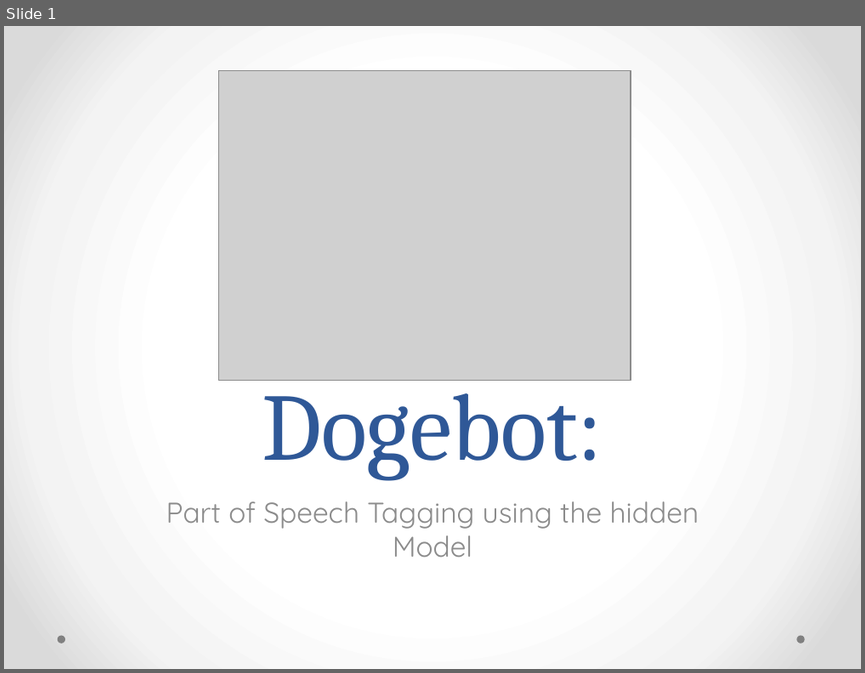
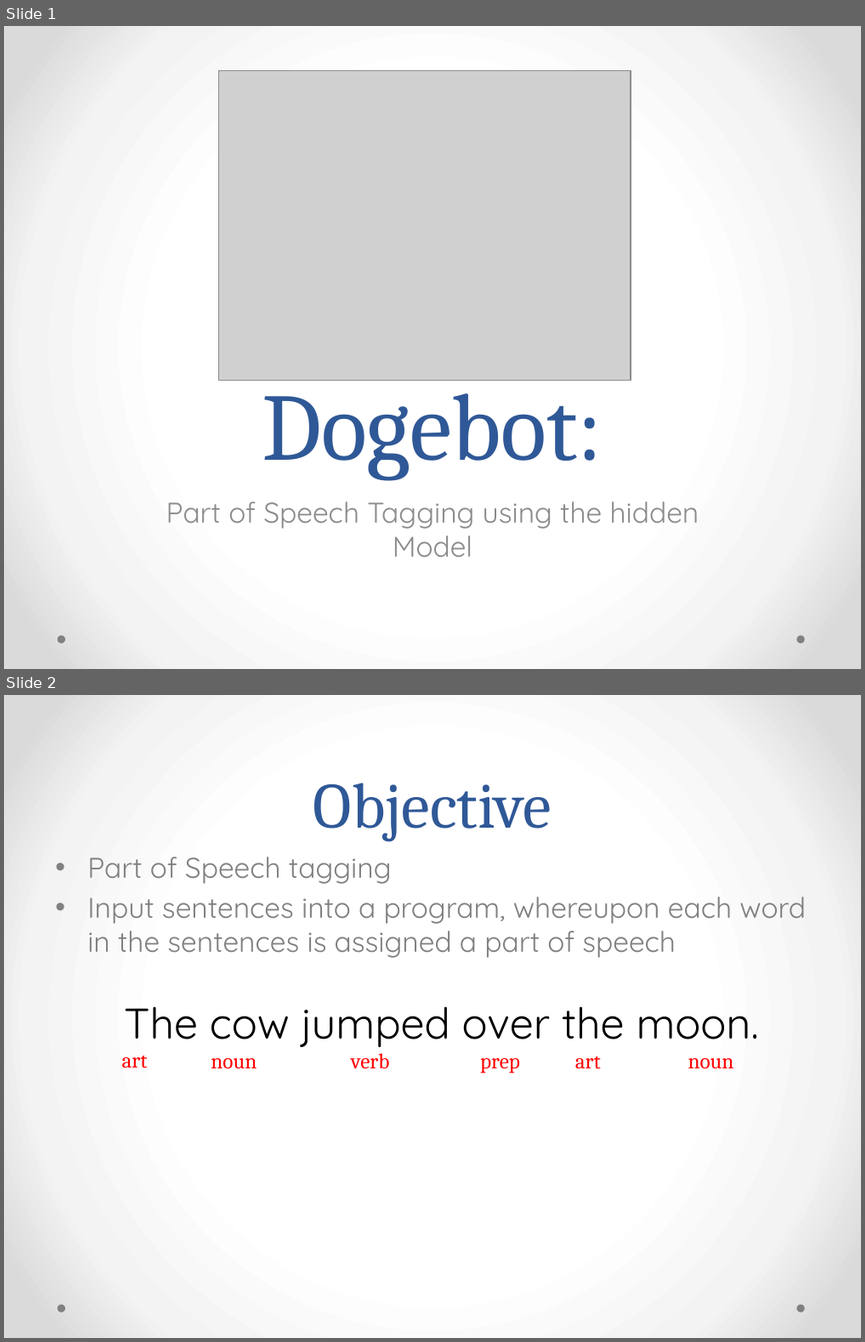
Before and after one commit to JessJKitty/CS51-Doge, a slide deck: Doge_presentation.pptx. Shown one above the other, each under a label of ours: slide 1 before the commit, slides 1 and 2 after it. The pictures are 865x673 and 865x1342 pixels, drawn with LibreOffice and Linux fonts; fonts in the diff are those of the drawing; grey boxes stand for pictures. Boxes give left, top, right and bottom in pixels: in the first picture for what was removed or moved away, otherwise in the second. Text is boxed around its words. In the diff, an @@ line names an element or a change of style, - is before the commit and + after.

```diff
--- a/Doge_presentation.pptx
+++ b/Doge_presentation.pptx
@@ slide 2 added at (x1=4, y1=695, x2=861, y2=1338), background gradient #FFFFFF to #F4F4F4 to #DADADA; not listed: 2 template elements that a slide beside it also shows @@
@@ title added at (x1=313, y1=783, x2=551, y2=841), 54 pt, text #2F5897 @@
+Objective
@@ text added at (x1=87, y1=857, x2=806, y2=958), 24 pt, text #808080 @@
+• Part of Speech tagging
+• Input sentences into a program, whereupon each word in the sentences is assigned a part of speech
@@ text added at (x1=124, y1=1006, x2=759, y2=1047), 36 pt, text #000000 @@
+The cow jumped over the moon.
@@ text added at (x1=122, y1=1055, x2=148, y2=1068), 18 pt, text #FF0000 @@
+art
@@ text added at (x1=211, y1=1058, x2=256, y2=1068), 18 pt, text #FF0000 @@
+noun
@@ text added at (x1=351, y1=1053, x2=389, y2=1068), 18 pt, text #FF0000 @@
+verb
@@ text added at (x1=480, y1=1058, x2=520, y2=1073), 18 pt, text #FF0000 @@
+prep
@@ text added at (x1=575, y1=1055, x2=601, y2=1069), 18 pt, text #FF0000 @@
+art
@@ text added at (x1=688, y1=1058, x2=734, y2=1068), 18 pt, text #FF0000 @@
+noun
```
Also in this commit, not shown: 7 other slides added.
